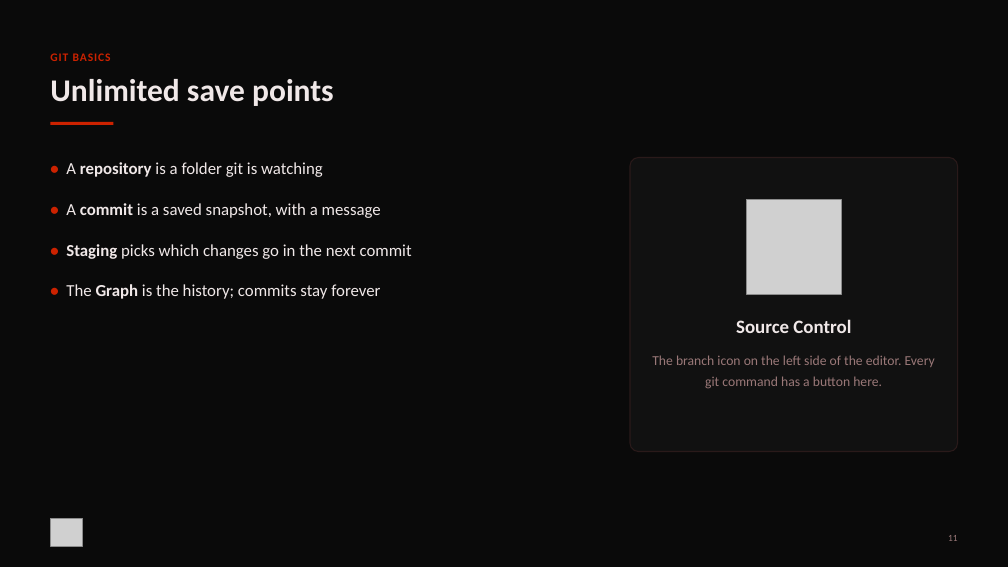
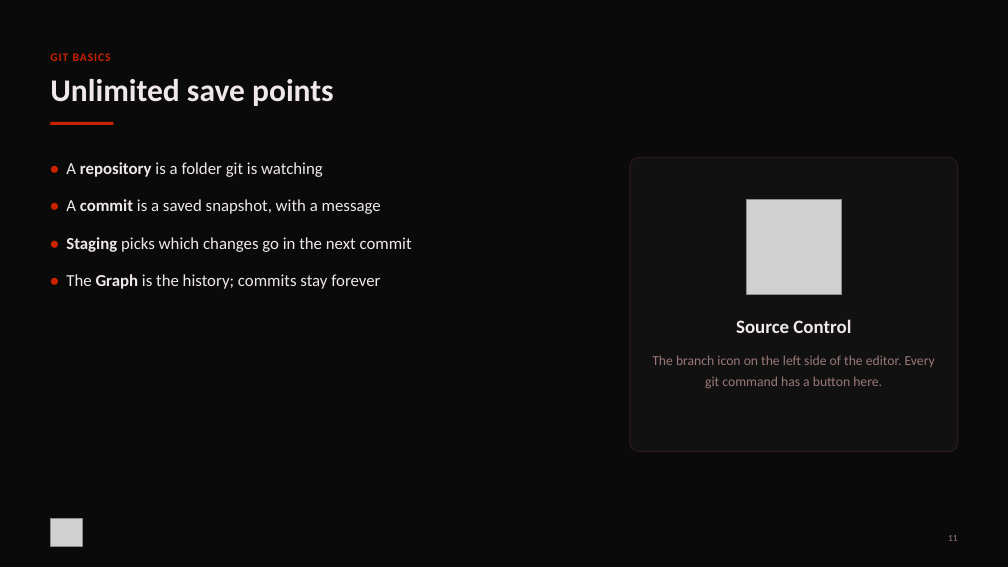
Before and after one commit to FRC-Team-4143/scriptum-lessons, a slide deck: slide 11 of 00-tools.pptx. Drawn at 1008x567 pixels with LibreOffice and Linux fonts; fonts in the diff are those of the drawing; grey boxes stand for pictures. Boxes give left, top, right and bottom in pixels: in the first picture for what was removed or moved away, otherwise in the second. Text is boxed around its words. In the diff, an @@ line names an element or a change of style, - is before the commit and + after.

```diff
--- a/00-tools.pptx
+++ b/00-tools.pptx
@@ text at bbox=[66, 162, 412, 259]: paragraphs removed @@
-• A repository is a folder git is watching
-• A commit is a saved snapshot, with a message
-• Staging picks which changes go in the next commit
@@ text added at bbox=[66, 199, 381, 214], 24 pt, text #F0E8E8 @@
+• A commit is a saved snapshot, with a message
@@ text added at bbox=[66, 237, 412, 252], 24 pt, text #F0E8E8 @@
+• Staging picks which changes go in the next commit
@@ text "• The Graph is the ...": place and size @@
-text "• The Graph is the ..." at bbox=[66, 162, 412, 299]
+text "• The Graph is the ..." at bbox=[66, 274, 380, 289]
@@ text "• The Graph is the ..." at bbox=[66, 274, 380, 289]: less space between paragraphs @@
```
Also in this commit, not shown: 8 other slides changed, 1 other file.
